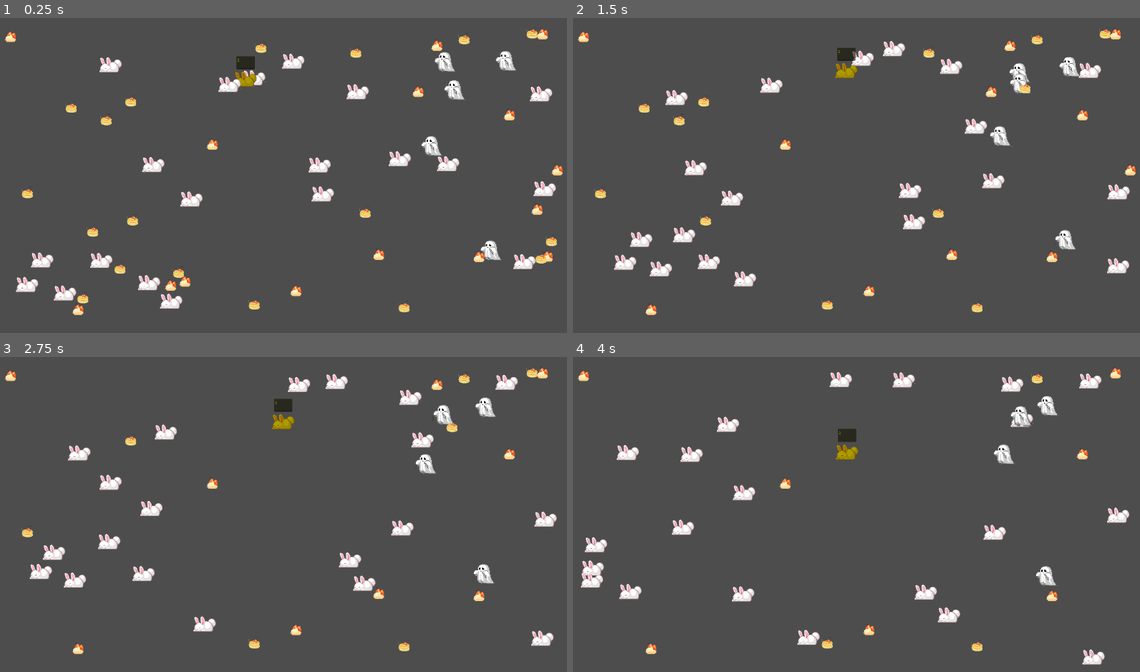
Above: before the commit, frames 1-4 (two rows, left to right).
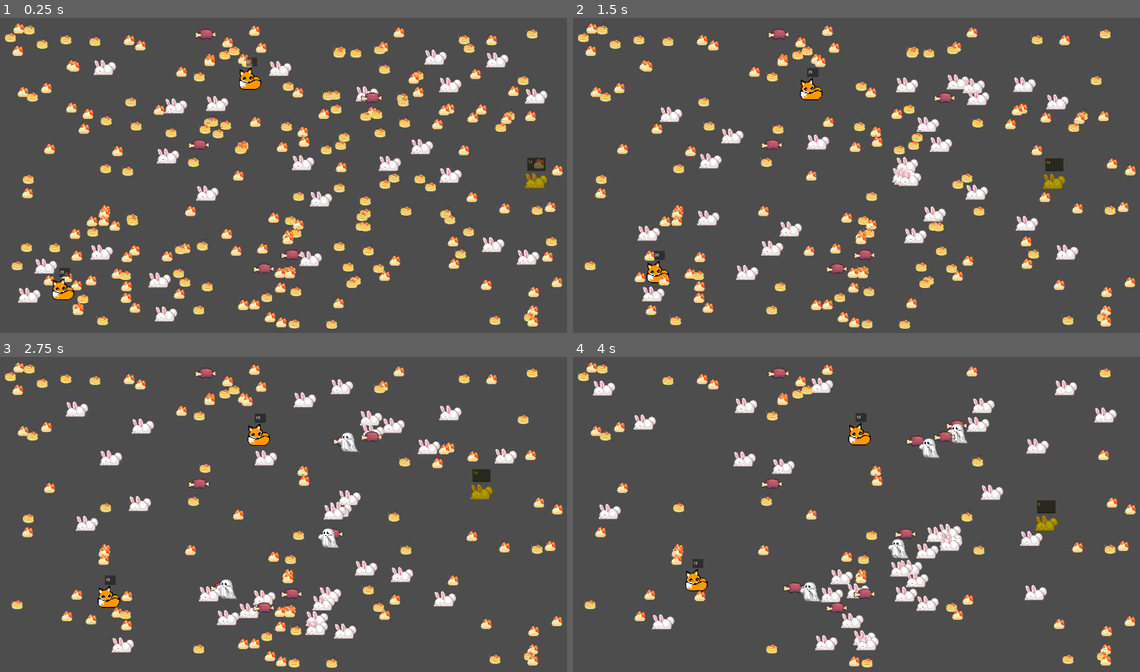
Above: after the commit, the same moments.

Repository: WeepingOphelia/biotest
Game: Godot game, scene res://main.tscn
Same seed, same stepped clock (60 frames per second), same inputs: the game is played once before the commit and once after it. The project has no main scene, so this scene is started directly.
Inputs:
- Up to frame 1 (0.25 s): no input
- Up to frame 2 (1.5 s): no input
- Up to frame 3 (2.75 s): no input
- Up to frame 4 (4 s): no input

The runs differ from the first frame. In frame 1, 15% of the frame differs, in the area x 0-100%, y 1-99%; in frame 2, 15%; in frame 3, 14%; in frame 4, 13%.

Commit message:
made it better

Diff:
--- a/fauna/ghost.gd
+++ b/fauna/ghost.gd
@@ -22,4 +22,4 @@
 			if obj.mob_type in ["meep", "fox"]:
 				obj.take_damage(2)
 				hunger += 1
-				print("absorbed health")
+				print("health absorbed")
--- a/fauna/mob.gd
+++ b/fauna/mob.gd
@@ -12,9 +12,11 @@
 var refract = 10
 
 var velocity: Vector2
+var moment: Vector2 = Vector2.ZERO
 var wander_velocity
 
-var hunger_check = 50
+var hunger_check = 2
+var reaction_time = .5
 
 signal died(obj)
 signal spawn(type, pos, stats)
@@ -30,18 +32,15 @@
 			if obj.is_in_group("mob"):
 				if obj.mob_type == mob_type and obj.fecund:
 					reproduce(obj)
-	var nearby = detect()
-	if nearby:
-		velocity = react(nearby)
+	reaction_time += delta
+	if reaction_time >= .5:
+		var nearby = detect()
+		if nearby:
+			velocity = react(nearby)
+		reaction_time = 0
 	stay_in_bounds()
 	if velocity == Vector2.ZERO:
-		if wander_velocity:
-			velocity = wander_velocity
-		else:
-			wander_velocity = wander()
-			velocity = wander_velocity
-	else:
-		wander_velocity = false
+		velocity = wander().normalized()
 	position += velocity * speed * delta
 
 func detect():
@@ -100,7 +99,10 @@
 			var dis = max(position.distance_squared_to(obj.position), 1.0)
 			influence += dir / dis * dis
 		reaction += influence * affin[type]
-	return reaction.normalized()
+	if reaction.length() < 0.1:
+		return moment
+	moment = ((reaction * .5) + (moment * .8)).normalized()
+	return moment
 
 func recombine(f1, f2):
 	var new_gene = f1 + f2 / 2
@@ -138,10 +140,10 @@
 	mob_type = type
 
 func starve(delta):
-	hunger_check -= delta * 10
+	hunger_check -= delta
 	if hunger_check <= 0:
 		hungry()
-		hunger_check = 50
+		hunger_check = 1
 	refract += delta
 	if hunger > initial_hunger * .5 && refract > refractory_period && mob_type != "ghost":
 		fecund = true
@@ -163,11 +165,13 @@
 		force.y += 5
 
 	velocity += force
-	velocity = velocity.limit_length(speed)  # Prevent runaway speeds
+	velocity = velocity.normalized()  # Prevent runaway speeds
 
 func take_damage(val):
 	for i in range(val):
 		hungry()
 
 func wander():
-	return Vector2.from_angle(deg_to_rad(randi_range(1, 360)))
+	if wander_velocity == null || randf() < 0.01:  # Change direction rarely
+		wander_velocity = Vector2.from_angle(randf_range(0, TAU))
+	return wander_velocity
--- a/god.gd
+++ b/god.gd
@@ -4,12 +4,12 @@
 const SCREEN_Y = 720
 const SCALE = Vector2(.5, .5)
 
-const N_GHOSTS = 5
-const N_MEEPS = 20
-const N_FOX = 0
+const N_GHOSTS = 0
+const N_MEEPS = 25
+const N_FOX = 2
 const N_TREES = 0
-const N_PASTRY = 40
-const N_MEAT = 0
+const N_PASTRY = 250
+const N_MEAT = 5
 
 const MUTX = .2
 
@@ -34,8 +34,8 @@
 }
 
 const meep_stats = {
-	"hunger": 5,
-	"speed": 60,
+	"hunger": 10,
+	"speed": 100,
 	"affin": {
 		"tree": 0,
 		"ghost": -1,
@@ -48,7 +48,6 @@
 }
 
 const ghost_stats = {
-	"health": 4,
 	"hunger": 5,
 	"speed": 10,
 	"affin": {
